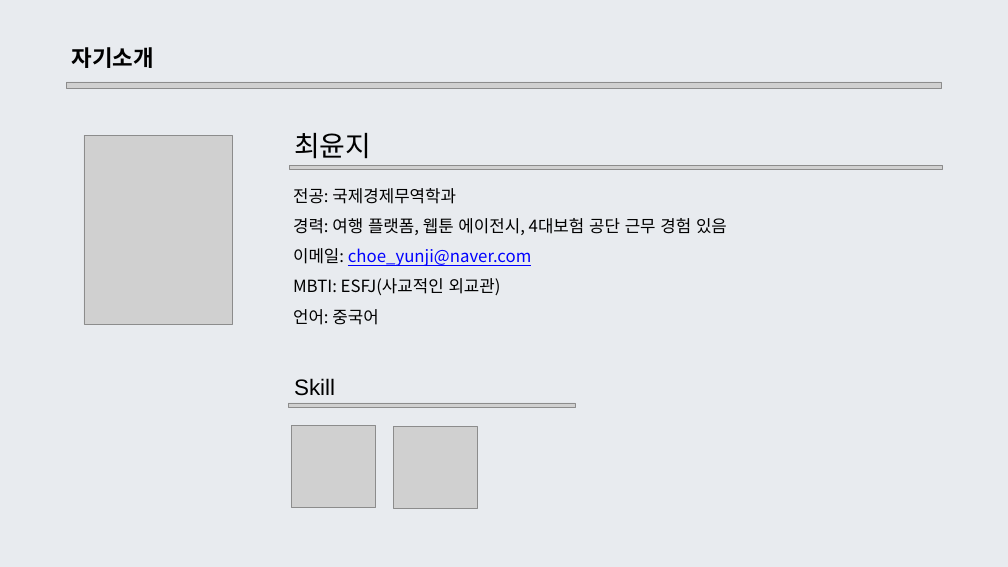
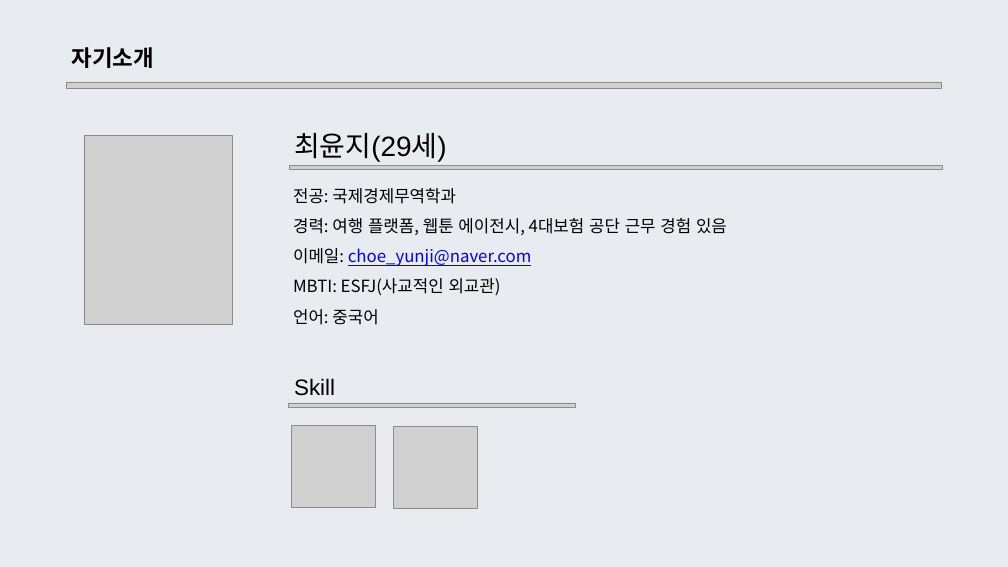
Before and after one commit to jiyaa29/Multicampus-Github-Team1, a slide deck: slide 2 of 자기소개서_최윤지.pptx. Drawn at 1008x567 pixels with LibreOffice and Linux fonts; fonts in the diff are those of the drawing; grey boxes stand for pictures. Boxes give left, top, right and bottom in pixels: in the first picture for what was removed or moved away, otherwise in the second. Text is boxed around its words. In the diff, an @@ line names an element or a change of style, - is before the commit and + after.

Commit message:
나이 추가

```diff
--- a/자기소개서_최윤지.pptx
+++ b/자기소개서_최윤지.pptx
@@ text at [294, 133, 447, 162]: text changed @@
-최윤지
+최윤지(29세)
```
